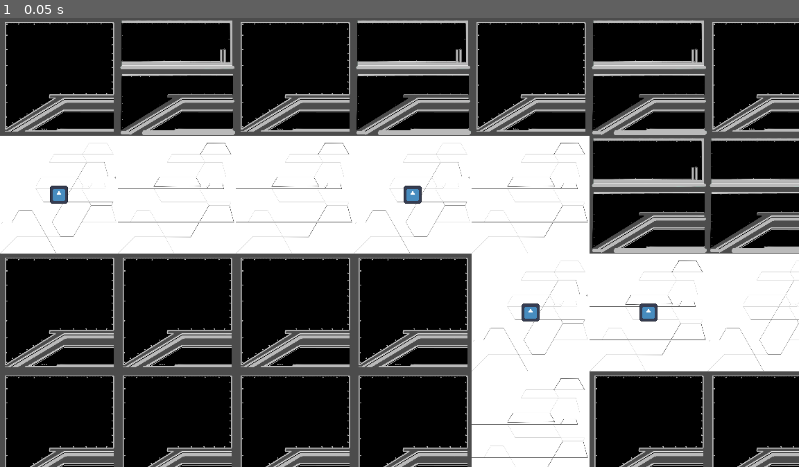
Above: before the commit, frame 1.
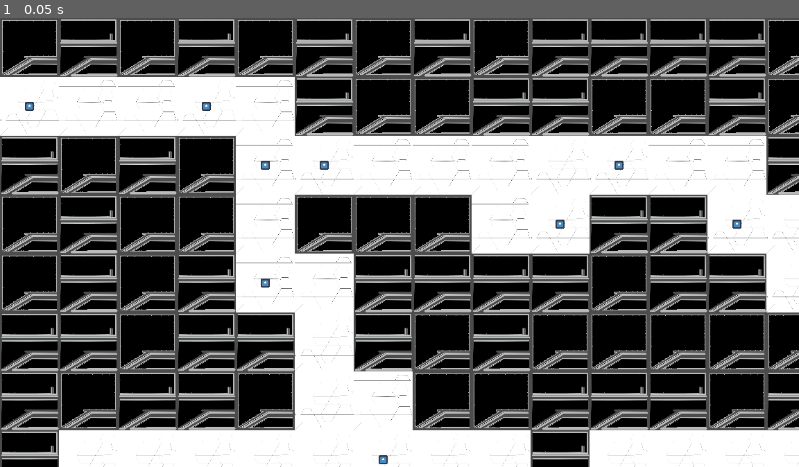
Above: after the commit, the same moment.

Repository: TomasKynicky/game
Game: Godot game, scene res://background.tscn
The game is run twice, just before and just after one commit, with the same random seed, the same clock (stepped at 60 frames per second) and the same inputs. The engine's default icon, where the game draws it, is replaced by a stand-in: a white triangle on a blue panel in a dark square.
Inputs:
- Up to frame 1 (0.05 s): no input

The runs differ from the first frame. In frame 1, 66% of the frame differs, in the area x 0-100%, y 0-100%.

Commit message:
level design

Diff:
--- a/background.gd
+++ b/background.gd
@@ -2,18 +2,18 @@
 
 @export var block_height = 850 #px block height
 @export var block_width = 850 #px block width
-@export var block_scale = 0.2
-
-@export var stack_length_min = 8 #min length of stacks in blocks
-@export var stack_length_max = 10 #max length of stacks in blocks
+@export var block_scale = 0.1
+
+@export var stack_length_min = 50 #min length of stacks in blocks
+@export var stack_length_max = 70 #max length of stacks in blocks
 var stack_length
 
-@export var stack_count_min = 2 # min number of horizontal lines
-@export var stack_count_max = 3 # max number of horizontal lines
+@export var stack_count_min = 20 # min number of horizontal lines
+@export var stack_count_max = 30 # max number of horizontal lines
 var stack_count
 
-@export var vertical_lines_count_max = 4 # max number of vertical lines
-@export var vertical_lines_count_min = 5 # min number of vertical lines
+@export var vertical_lines_count_max = 40 # max number of vertical lines
+@export var vertical_lines_count_min = 50 # min number of vertical lines
 var vertical_lines_count
 
 @export var vertical_probability = 2
@@ -56,6 +56,7 @@
 	_randomize_enemies()
 	_add_spawn()
 	_add_exit()
+	_add_safety()
 	_instantiate_shit()
 
 	for i in range(big_matrix.size()):
@@ -352,6 +353,14 @@
 			big_matrix[i][j] = 1
 	big_matrix[safei][j] = 4
 
+#add safety
+func _add_safety():
+	var j = floor(0.75*stack_length_min)
+	for i in range(1,big_matrix.size()-1):
+		big_matrix[i][j] = 0
+
+
+
 #instantiate shit
 func _instantiate_shit():
 	for i in range(big_matrix.size()):
